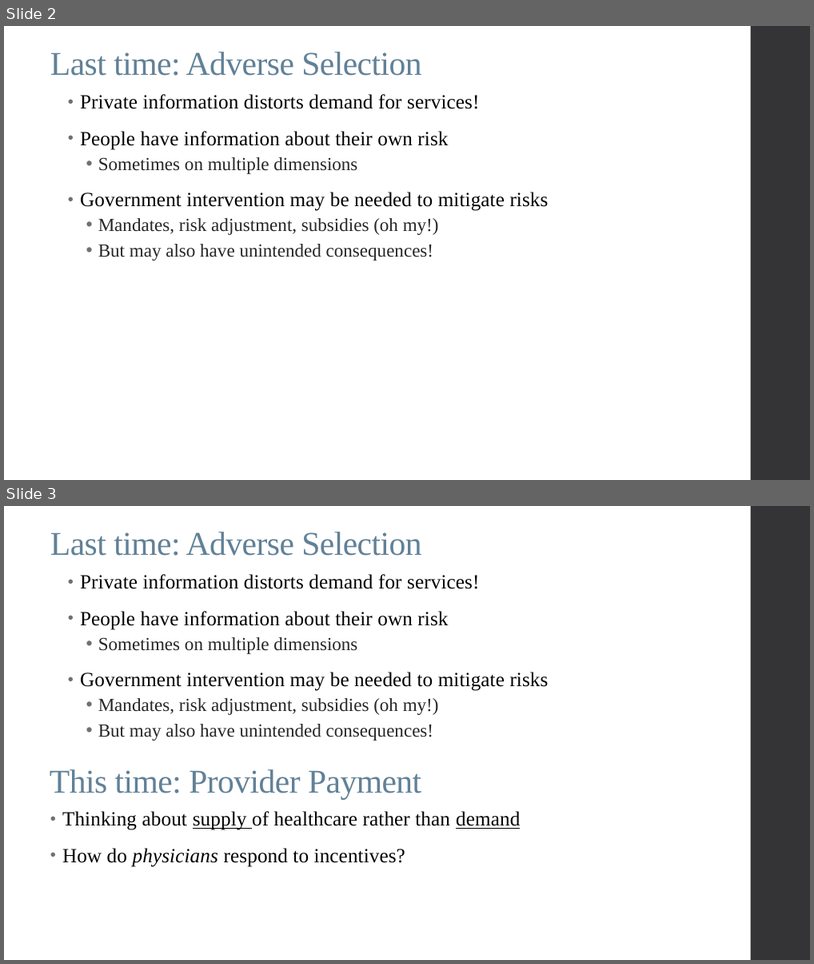
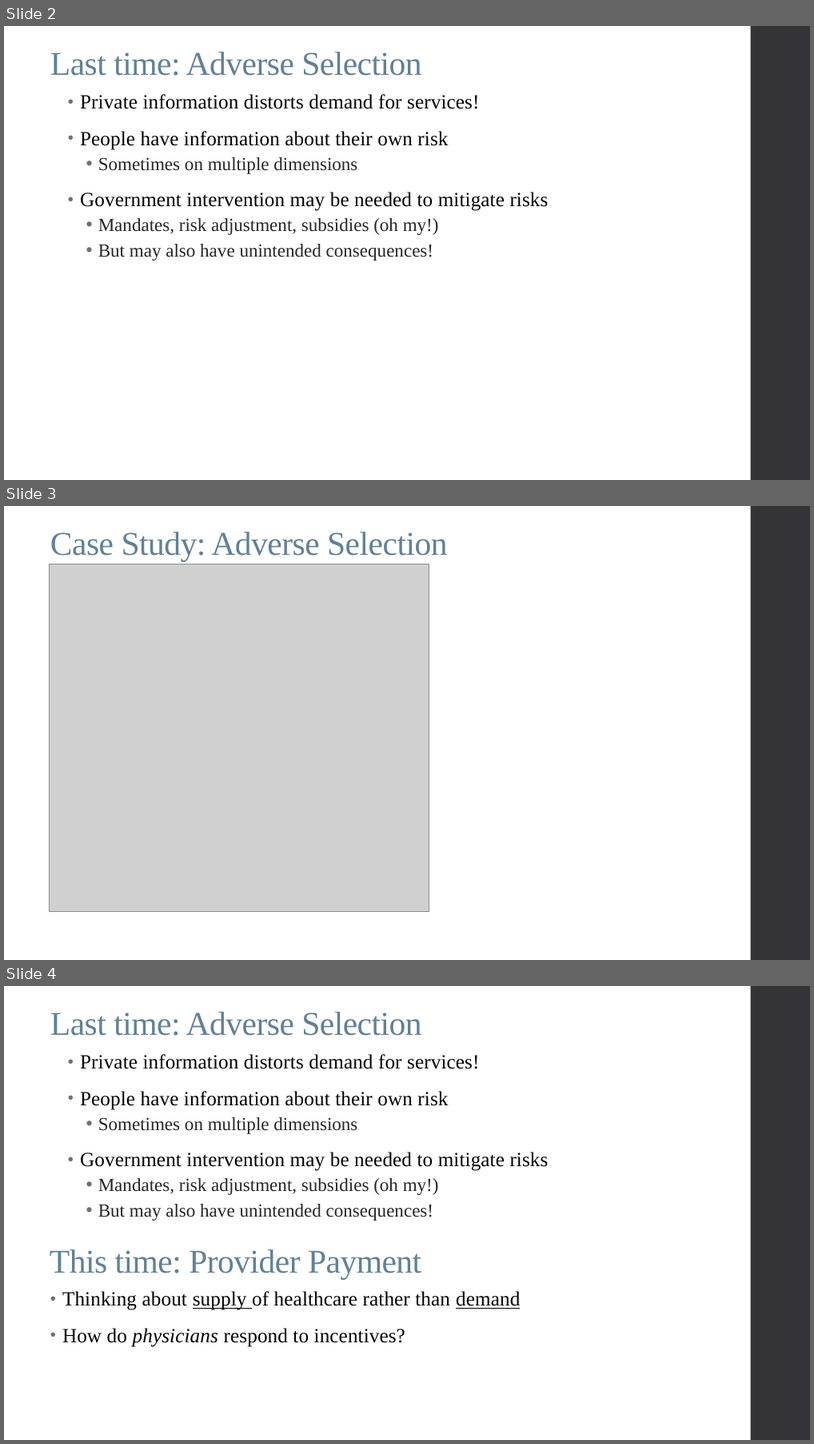
Before and after one commit to alex-hoagland/HAD6750H, a slide deck: Lecture04_ProviderPayment/L4Slides_ProviderPayment_2023W.pptx. Shown one above the other, each under a label of ours: slides 2 and 3 before the commit, slides 2, 3 and 4 after it. The pictures are 814x964 and 814x1444 pixels, drawn with LibreOffice and Linux fonts; fonts in the diff are those of the drawing; grey boxes stand for pictures. Boxes give left, top, right and bottom in pixels: in the first picture for what was removed or moved away, otherwise in the second. Text is boxed around its words. In the diff, an @@ line names an element or a change of style, - is before the commit and + after.

```diff
--- a/Lecture04_ProviderPayment/L4Slides_ProviderPayment_2023W.pptx
+++ b/Lecture04_ProviderPayment/L4Slides_ProviderPayment_2023W.pptx
@@ slide 3 added at <box>4,506,810,960</box>, background #FFFFFF; not listed: 1 template element that a slide beside it also shows @@
@@ title added at <box>50,532,447,561</box>, 39.6 pt, text #618197 @@
+Case Study: Adverse Selection
@@ picture added at <box>50,564,430,912</box> @@
@@ what was slide 3 is now slide 4 @@
```
